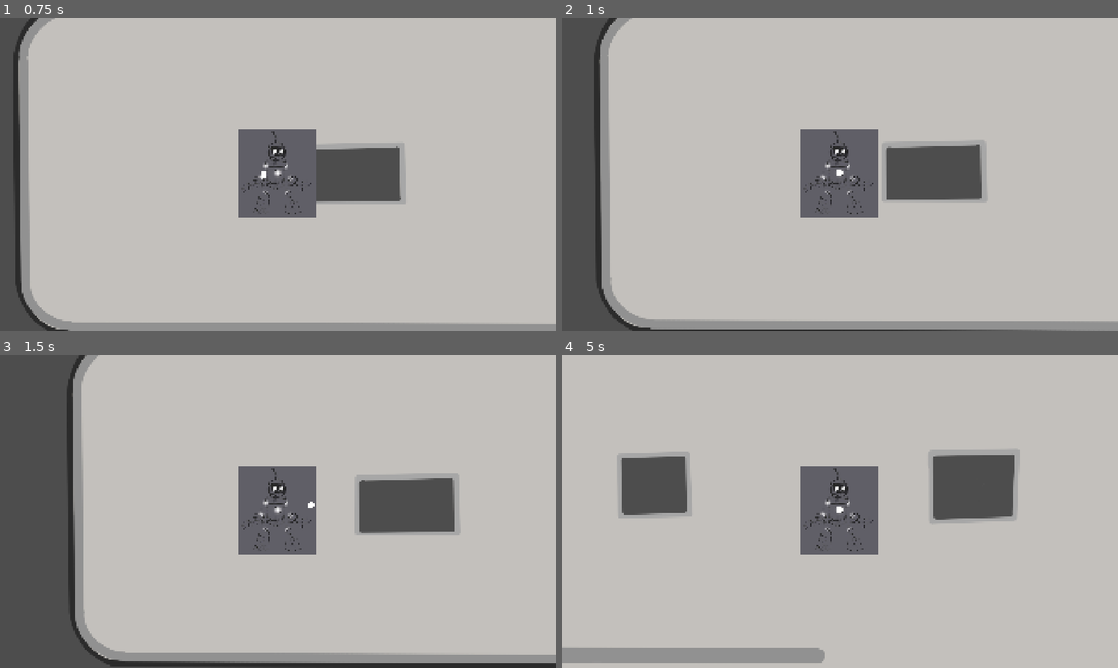
Above: before the commit, frames 1-4 (two rows, left to right).
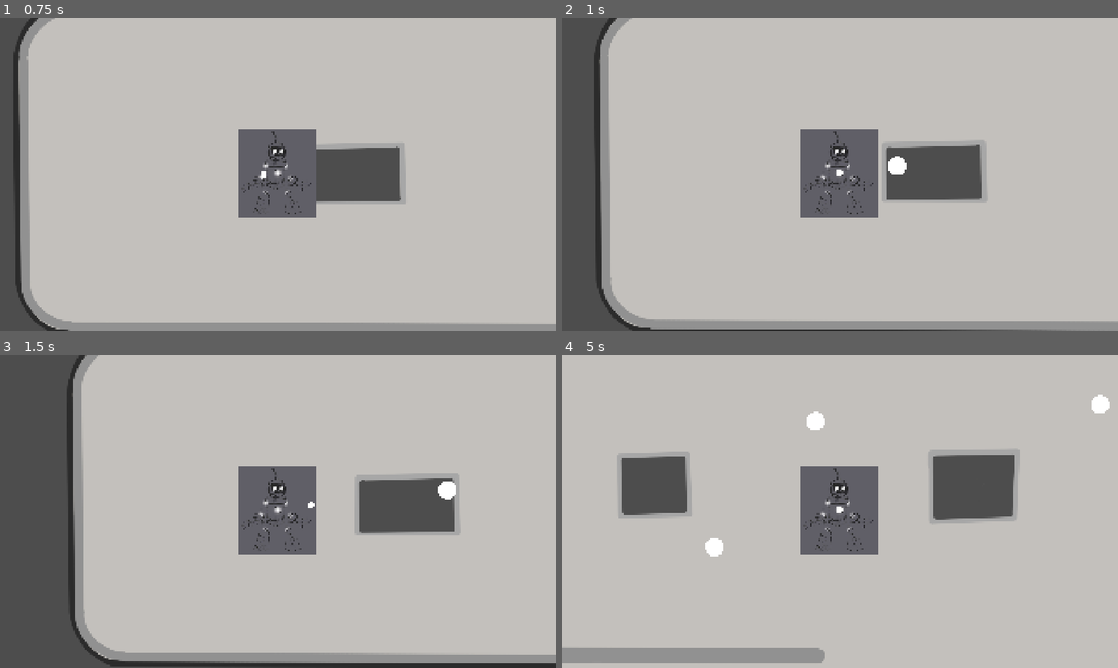
Above: after the commit, the same moments.

Repository: dubse34/project-gravitron
Game: Godot game, scene res://main.tscn
The game is run twice, just before and just after one commit, with the same random seed, the same clock (stepped at 60 frames per second) and the same inputs. The project has no main scene, so this scene is started directly.
Inputs (mouse positions are in pixels of both pictures, inside the frame that each line leads up to):
- Up to frame 1 (0.75 s): tap Enter at 0.5 s; move the mouse to (400, 158) at 0.52 s; click (400, 158) at 0.67 s
- Up to frame 2 (1 s): no input
- Up to frame 3 (1.5 s): drag from (166, 527) to (278, 511) at 1.27 s
- Up to frame 4 (5 s): move the mouse to (895, 442) at 2.02 s; click (895, 442) at 2.17 s; drag from (812, 574) to (673, 464) at 2.77 s; move the mouse to (1006, 558) at 3.52 s; click (1006, 558) at 3.67 s; drag from (673, 464) to (840, 511) at 4.27 s

Frame 1 is identical in both runs. In frame 2, 0.2% of the frame differs, in the area x 58-62%, y 44-50%; in frame 3, 0.2%; in frame 4, 0.5%, in the area x 25-99%, y 12-65%.

Commit message:
feat: room collisions and projectile

Diff:
--- a/player.gd
+++ b/player.gd
@@ -2,6 +2,9 @@
 
 @export var drag_coefficient = 0.8 # deceleration
 @export var dampening = 0.9
+
+var projectile_path = preload("res://projectile.tscn")
+@onready var main = get_node("/root/Main")
 
 var screen_size
 var click_time = 0 #saves duration of click for force calculations
@@ -30,6 +33,12 @@
 		var mouse_pos = get_global_mouse_position()
 		direction = (mouse_pos - position).normalized()
 
+		var projectile = projectile_path.instantiate()
+		projectile.dir = direction
+		projectile.pos = global_position
+		projectile.speed = speed * 2
+		main.add_child(projectile)
+
 		## Reset velocity
 		#velocity = Vector2.ZERO
 		# opposite click thingy bro idk it works
--- /dev/null
+++ b/projectile.gd
@@ -0,0 +1,12 @@
+extends CharacterBody2D
+
+var pos:Vector2
+var dir:Vector2
+var speed:int
+
+func _ready():
+	global_position=pos
+
+func _physics_process(delta):
+	velocity=speed*dir
+	move_and_slide()
--- /dev/null
+++ b/projectile.tscn
@@ -0,0 +1,20 @@
+[gd_scene load_steps=4 format=3 uid="uid://b5td83n0ul0db"]
+
+[ext_resource type="Script" uid="uid://c5m5akulg5j04" path="res://projectile.gd" id="1_qxf0c"]
+[ext_resource type="Texture2D" uid="uid://baijjfxvqlhcu" path="res://assets/white_circle.png" id="2_dgwo2"]
+
+[sub_resource type="CircleShape2D" id="CircleShape2D_sxmqc"]
+radius = 32.0
+
+[node name="projectile" type="CharacterBody2D"]
+collision_layer = 0
+collision_mask = 0
+script = ExtResource("1_qxf0c")
+
+[node name="Sprite2D" type="Sprite2D" parent="."]
+scale = Vector2(0.04, 0.04)
+texture = ExtResource("2_dgwo2")
+
+[node name="CollisionShape2D" type="CollisionShape2D" parent="."]
+position = Vector2(2, -2)
+shape = SubResource("CircleShape2D_sxmqc")
Not shown, added: projectile.gd.uid
Not shown, added: main.tscn982314941.tmp
